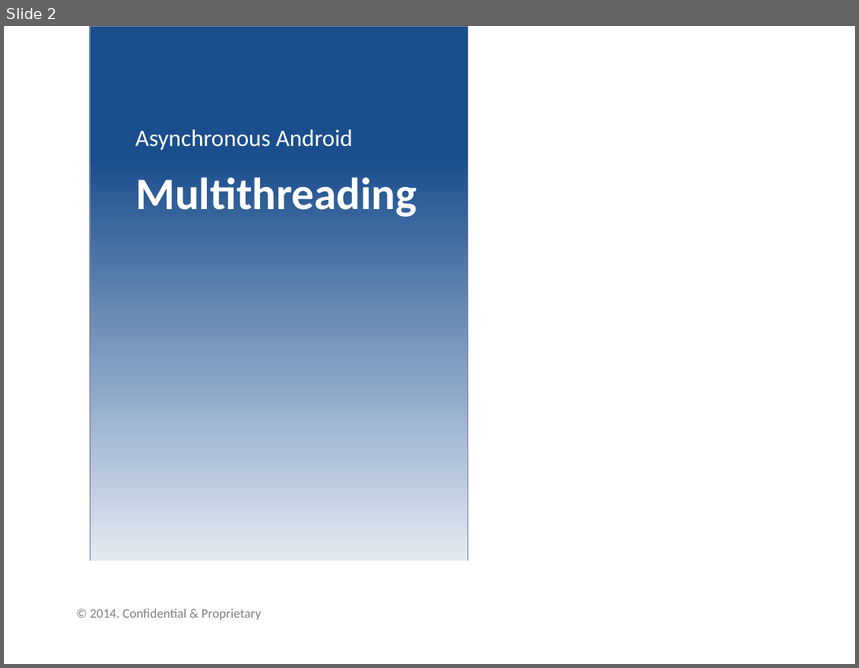
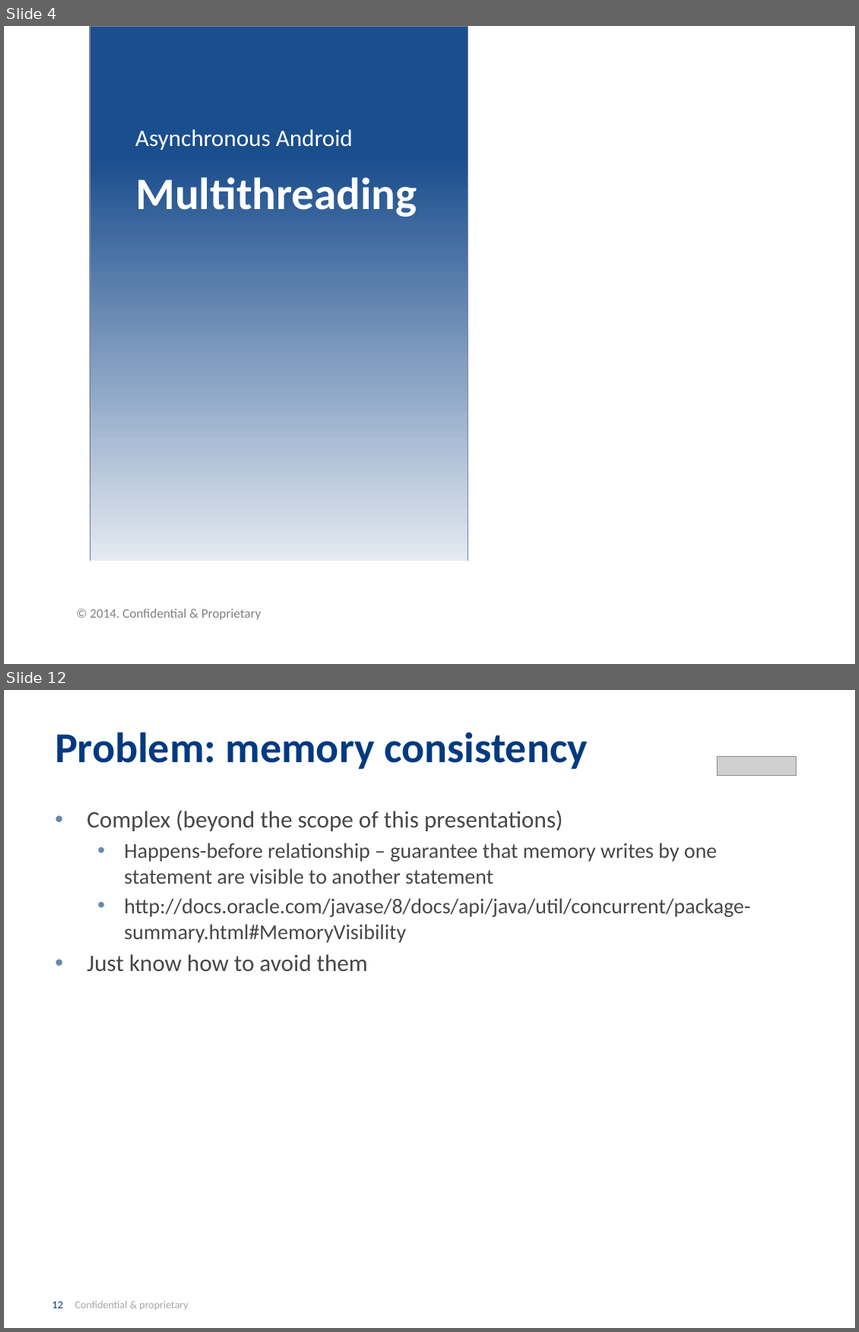
Before and after one commit to INRIX-Iurii-Okhmat/BrownBags, a slide deck: Presentation/Asynchronous Android.pptx. Shown one above the other, each under a label of ours: slide 2 before the commit, slides 4 and 12 after it; the slides between them are not shown. The pictures are 859x668 and 859x1332 pixels, drawn with LibreOffice and Linux fonts; fonts in the diff are those of the drawing; grey boxes stand for pictures; background and template pictures are left out. Boxes give left, top, right and bottom in pixels: in the first picture for what was removed or moved away, otherwise in the second. Text is boxed around its words. In the diff, an @@ line names an element or a change of style, - is before the commit and + after.

```diff
--- a/Presentation/Asynchronous Android.pptx
+++ b/Presentation/Asynchronous Android.pptx
@@ slide 12 added at (x1=4, y1=690, x2=855, y2=1328), background #FFFFFF @@
@@ title added at (x1=55, y1=732, x2=588, y2=769), 36 pt, text #013A81, bold @@
+Problem: memory consistency
@@ picture added at (x1=718, y1=756, x2=797, y2=775) @@
@@ text added at (x1=87, y1=810, x2=750, y2=971), 18 pt, text #474747 @@
+• Complex (beyond the scope of this presentations)
+  • Happens-before relationship – guarantee that memory writes by one statement are visible to another statement
+  • http://docs.oracle.com/javase/8/docs/api/java/util/concurrent/package-summary.html#MemoryVisibility
+• Just know how to avoid them
@@ page number added at (x1=52, y1=1301, x2=188, y2=1310), 9 pt, text #A6A6A6 @@
+12 Confidential & proprietary
@@ what was slide 2 is now slide 4 @@
```
Also in this commit, not shown: 27 other slides added.
